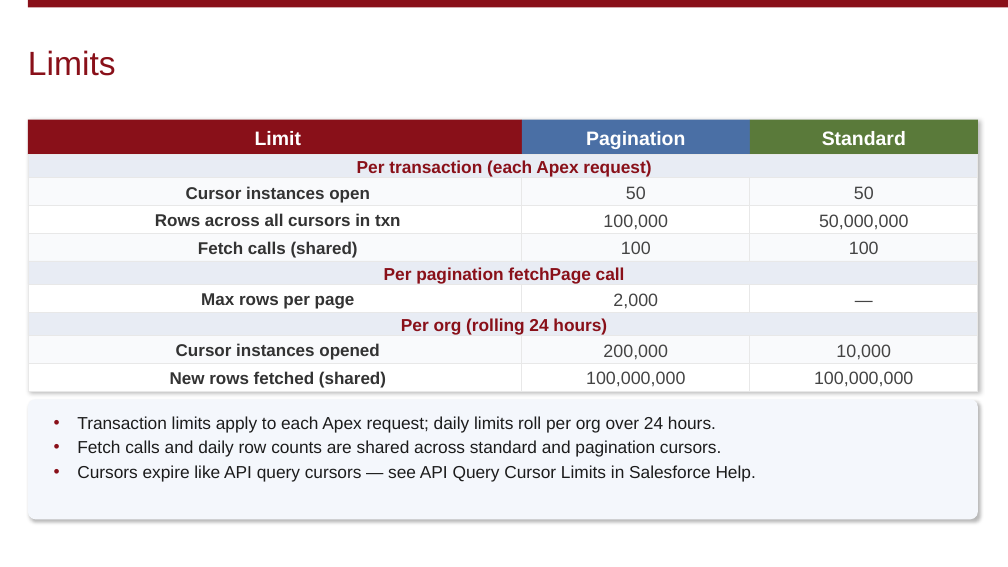
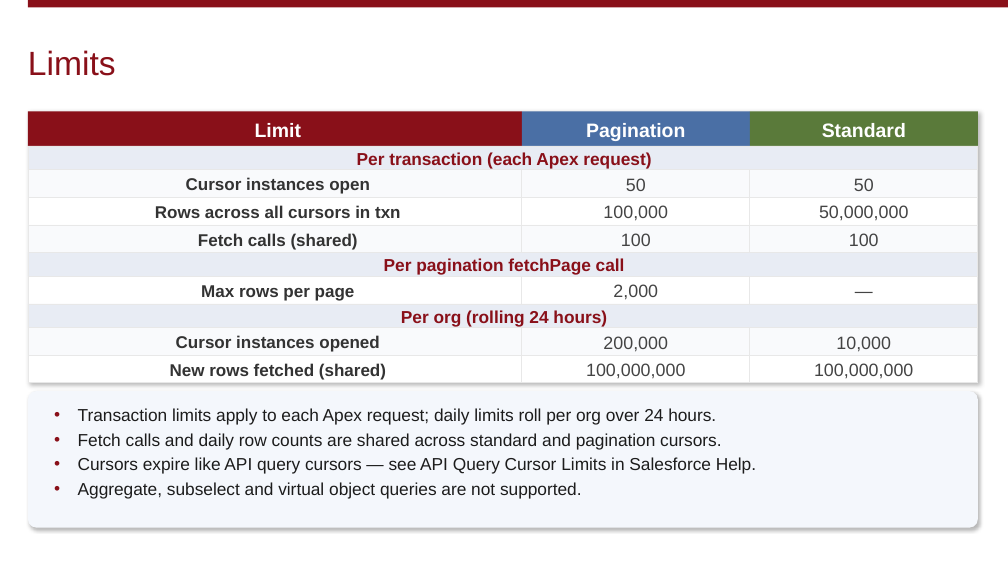
Before and after one commit to afawcett/apexcursordatatable, a slide deck: slide 13 of docs/presentation/lc26-apex-cursors.pptx. Drawn at 1008x567 pixels with LibreOffice and Linux fonts; fonts in the diff are those of the drawing; background and template pictures are left out. Boxes give left, top, right and bottom in pixels: in the first picture for what was removed or moved away, otherwise in the second. Text is boxed around its words. In the diff, an @@ line names an element or a change of style, - is before the commit and + after.

```diff
--- a/docs/presentation/lc26-apex-cursors.pptx
+++ b/docs/presentation/lc26-apex-cursors.pptx
@@ 25 rectangles, 24 texts: place and size @@
-25 rectangles, 24 texts at [28,119,978,392]
+25 rectangles, 24 texts at [28,111,978,383]
@@ rounded rectangle "Transaction limits apply to each ...": place and size @@
-rounded rectangle "Transaction limits apply to each ..." at [28,399,978,520]
+rounded rectangle "Transaction limits apply to each ..." at [28,391,978,527]
@@ text in rounded rectangle at [78,457,756,474]: less space between paragraphs @@
@@ text in rounded rectangle at [78,482,582,499]: paragraph added @@
+• Aggregate, subselect and virtual object queries are not supported.
```
Also in this commit, not shown: 2 other slides changed, 9 other files.
